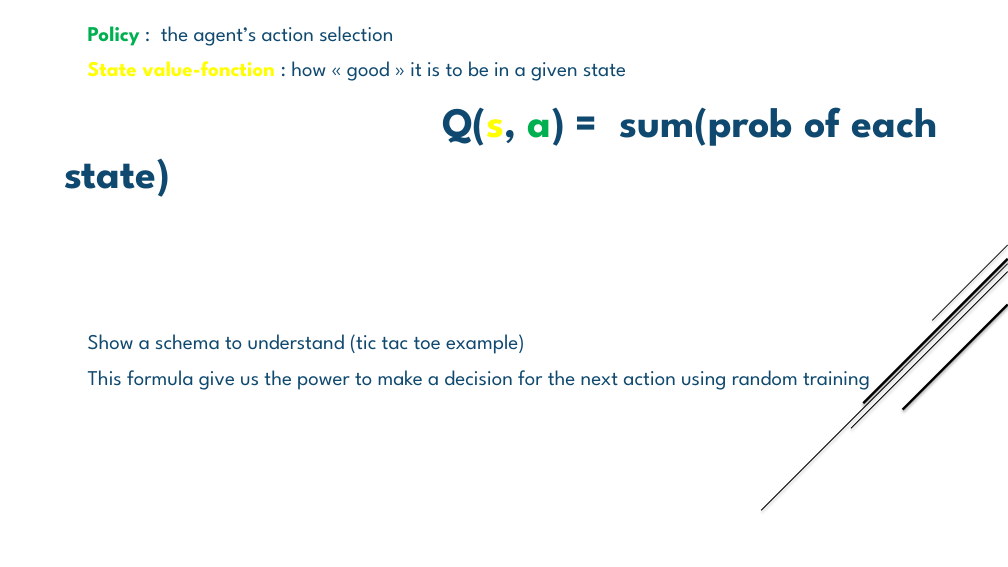
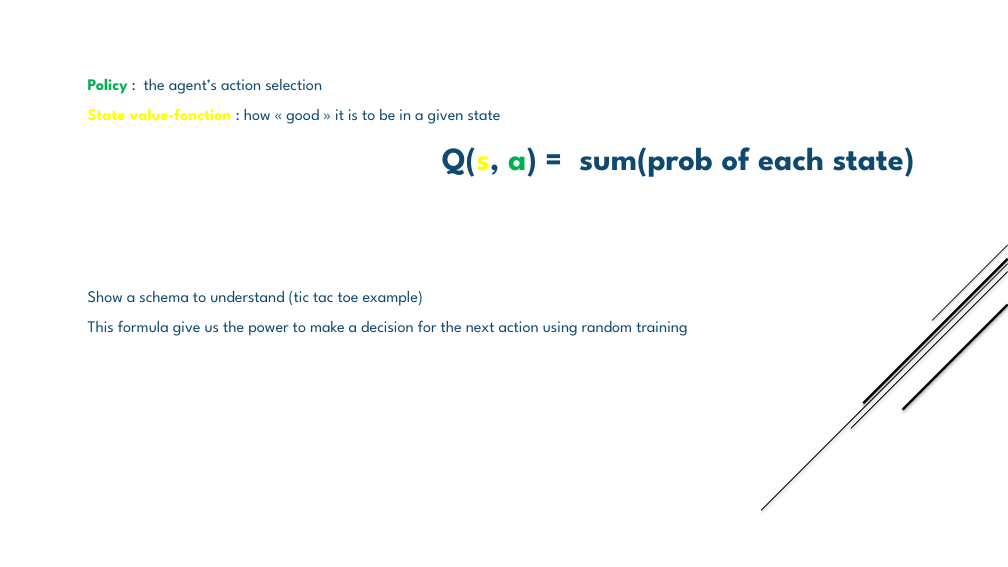
Before and after one commit to jnguyen1192/SIA, a slide deck: slide 5 of SAI_presentation_libre_office.pptx. Drawn at 1008x567 pixels with LibreOffice and Linux fonts; fonts in the diff are those of the drawing. Boxes give left, top, right and bottom in pixels: in the first picture for what was removed or moved away, otherwise in the second. Text is boxed around its words. In the diff, an @@ line names an element or a change of style, - is before the commit and + after.

```diff
--- a/SAI_presentation_libre_office.pptx
+++ b/SAI_presentation_libre_office.pptx
@@ text "Policy : the agent’s action ..." at (x1=88, y1=79, x2=915, y2=336): size 20 to 15.4 pt in "Policy : the agent’s action selection", "State value-fonction : how « good » ...", "Show a schema to understand (tic tac ...", "This formula give us the power to ..."; size 40 to 30.8 pt in "Q(s, a) = sum(prob of each state)" @@
```
Also in this commit, not shown: 1 other slide changed.
